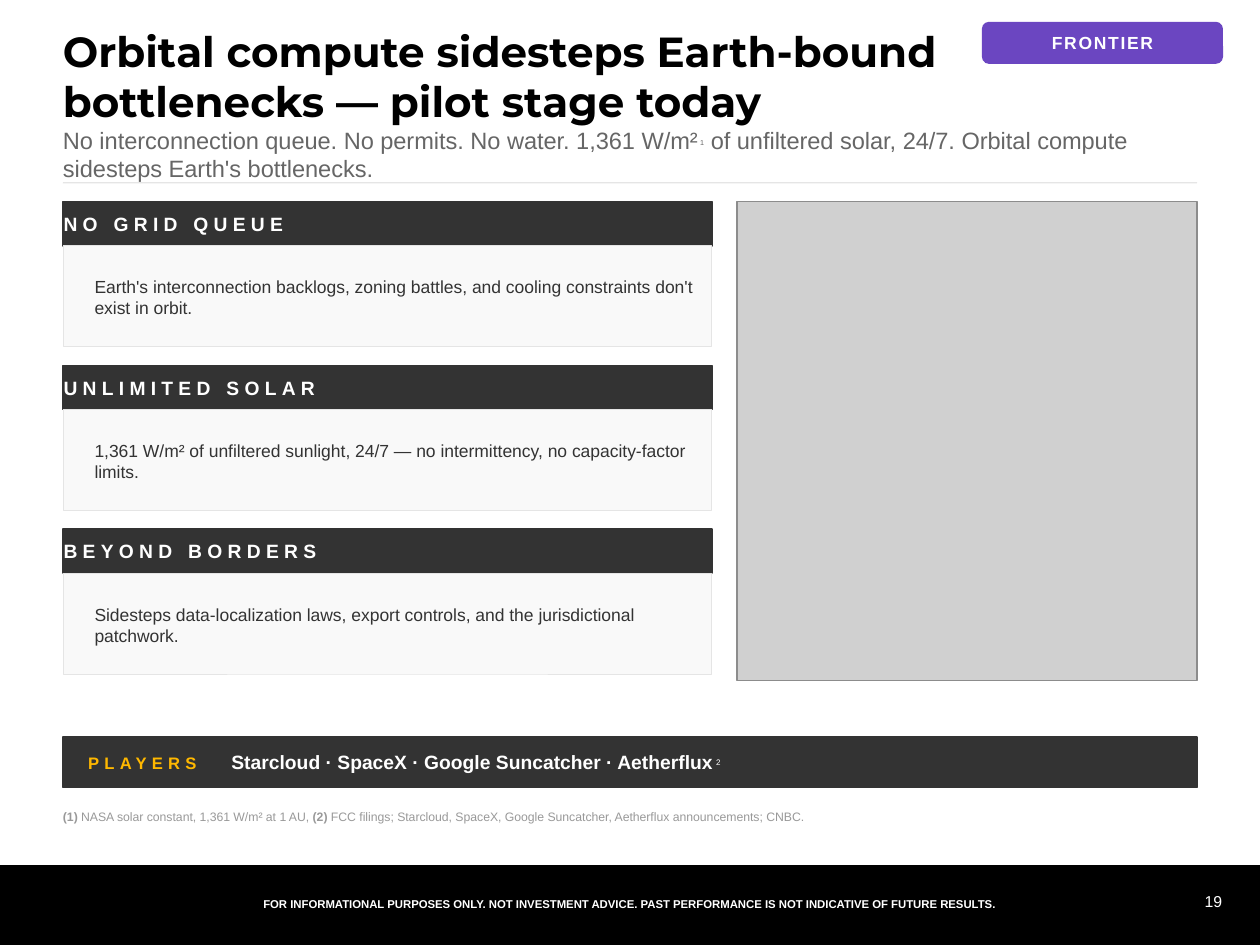
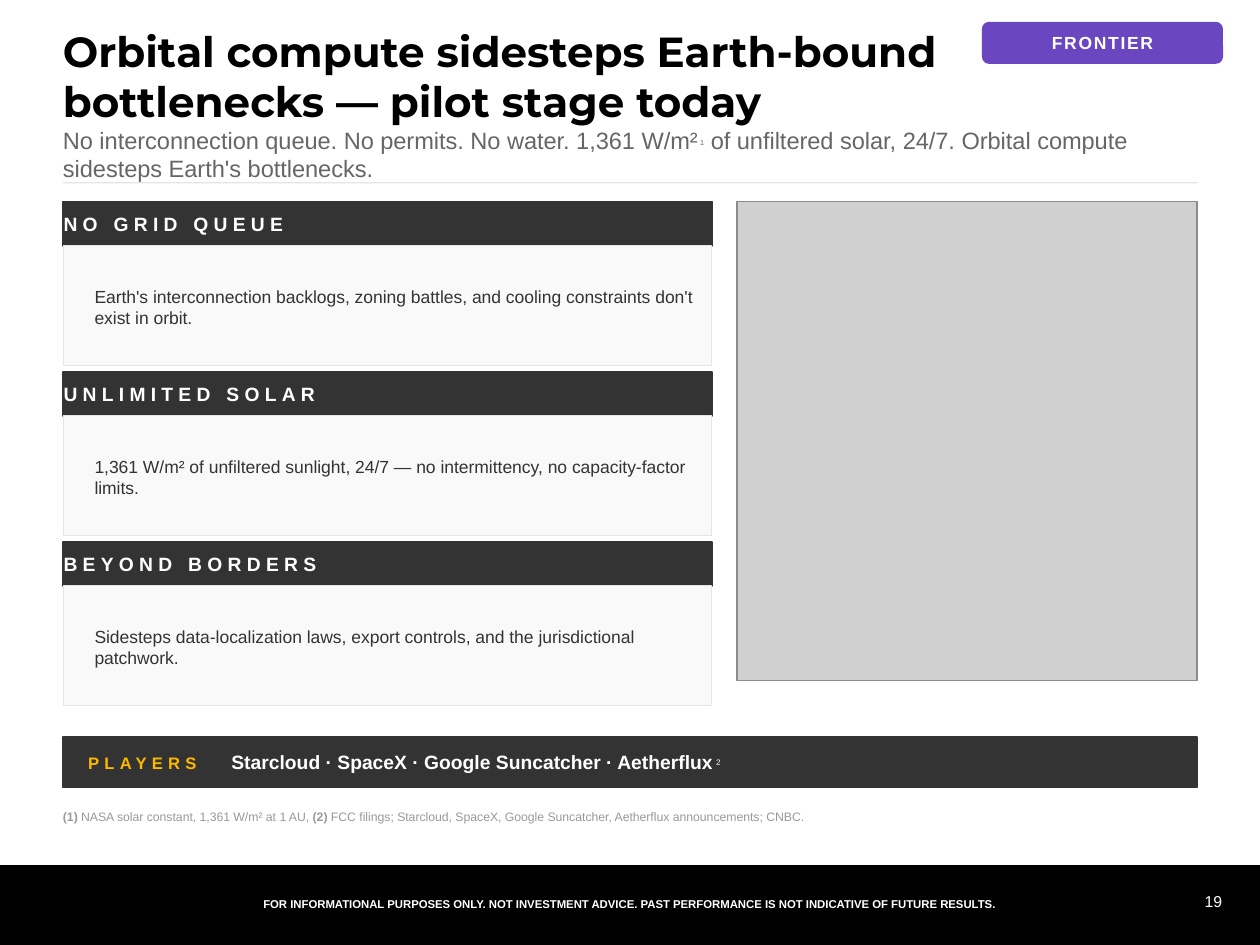
Before and after one commit to samuelcmcclellan-cell/ai-markets-deck, a slide deck: slide 19 of ai-markets-deck.pptx. Drawn at 1260x945 pixels with LibreOffice and Linux fonts; fonts in the diff are those of the drawing; grey boxes stand for pictures. Boxes give left, top, right and bottom in pixels: in the first picture for what was removed or moved away, otherwise in the second. Text is boxed around its words. In the diff, an @@ line names an element or a change of style, - is before the commit and + after.

```diff
--- a/ai-markets-deck.pptx
+++ b/ai-markets-deck.pptx
@@ rectangle: place and size @@
-rectangle at [63, 246, 712, 346]
+rectangle at [63, 246, 712, 365]
@@ text "Earth's interconnection backlogs, zoning battles, ...": place and size @@
-text "Earth's interconnection backlogs, zoning battles, ..." at [94, 280, 692, 314]
+text "Earth's interconnection backlogs, zoning battles, ..." at [94, 290, 692, 324]
@@ text "UNLIMITED SOLAR": place and size @@
-text "UNLIMITED SOLAR" at [64, 381, 314, 395]
+text "UNLIMITED SOLAR" at [64, 387, 314, 401]
@@ rectangle: place and size @@
-rectangle at [63, 365, 712, 410]
+rectangle at [63, 372, 712, 416]
@@ rectangle: place and size @@
-rectangle at [63, 410, 712, 510]
+rectangle at [63, 416, 712, 536]
@@ text "1,361 W/m² of unfiltered sunlight, ...": place and size @@
-text "1,361 W/m² of unfiltered sunlight, ..." at [94, 444, 685, 478]
+text "1,361 W/m² of unfiltered sunlight, ..." at [94, 460, 685, 494]
@@ text "BEYOND BORDERS": place and size @@
-text "BEYOND BORDERS" at [64, 544, 316, 558]
+text "BEYOND BORDERS" at [64, 557, 316, 571]
@@ rectangle: place and size @@
-rectangle at [63, 529, 712, 573]
+rectangle at [63, 542, 712, 586]
@@ rectangle: place and size @@
-rectangle at [63, 573, 712, 674]
+rectangle at [63, 586, 712, 706]
@@ text "Sidesteps data-localization laws, export controls, ...": place and size @@
-text "Sidesteps data-localization laws, export controls, ..." at [94, 608, 635, 646]
+text "Sidesteps data-localization laws, export controls, ..." at [94, 630, 635, 668]
```
Also in this commit, not shown: 6 other slides changed, 8 other files.
